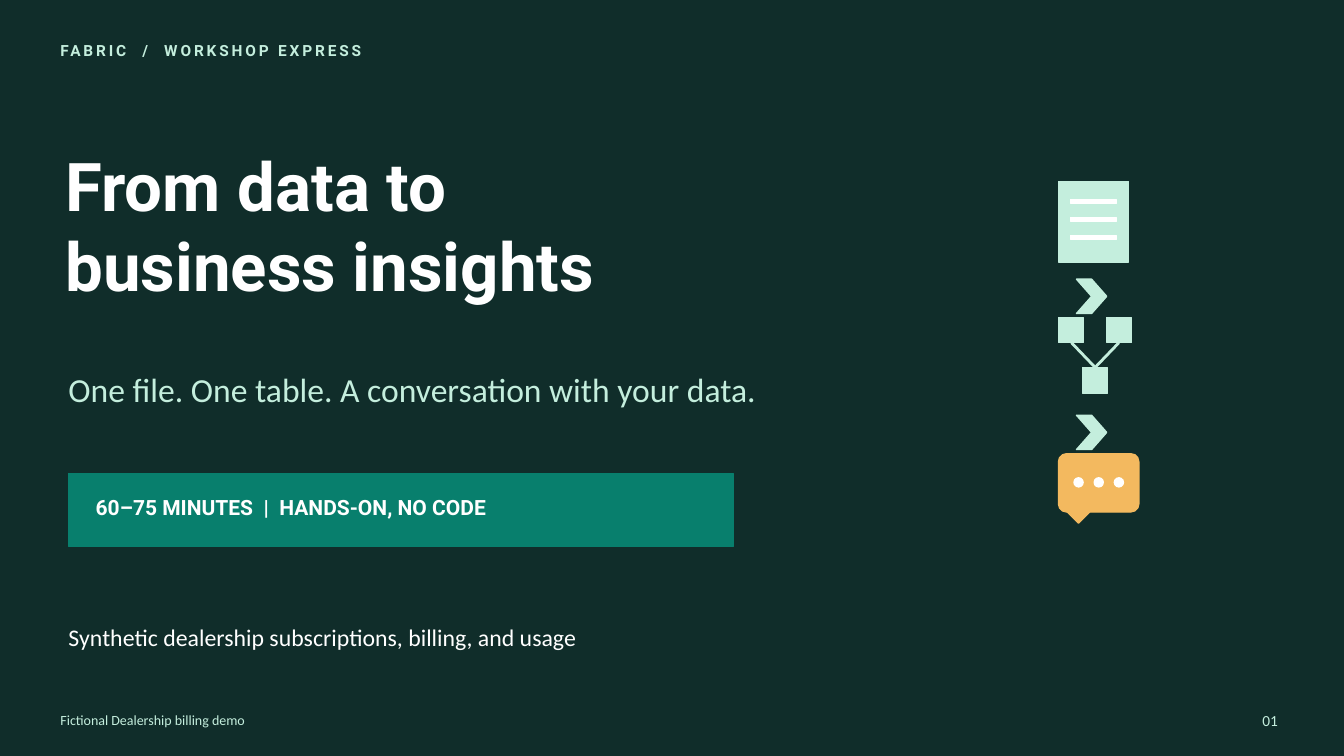
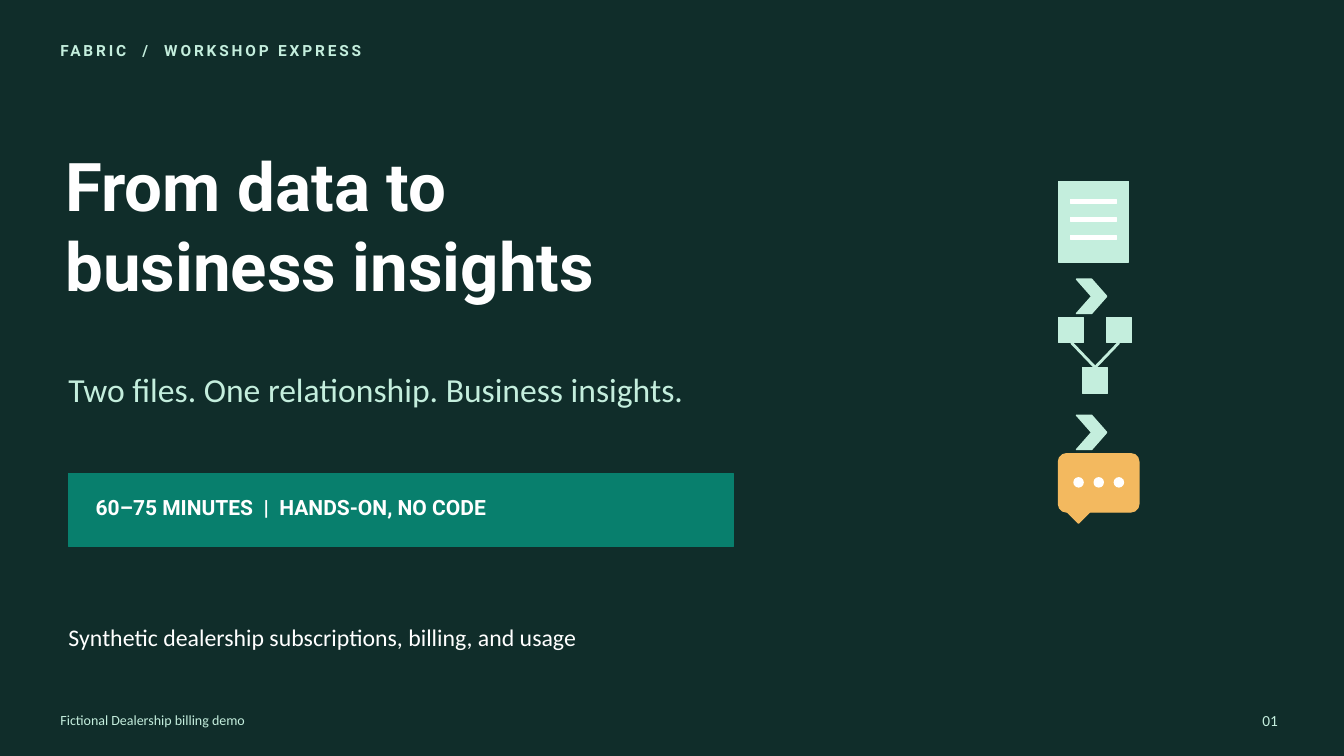
Before and after one commit to krepko7/FabricDataAgents1, a slide deck: slide 1 of workshop-express/Workshop-Express.pptx. Drawn at 1344x756 pixels with LibreOffice and Linux fonts; fonts in the diff are those of the drawing. Boxes give left, top, right and bottom in pixels: in the first picture for what was removed or moved away, otherwise in the second. Text is boxed around its words. In the diff, an @@ line names an element or a change of style, - is before the commit and + after.

```diff
--- a/workshop-express/Workshop-Express.pptx
+++ b/workshop-express/Workshop-Express.pptx
@@ text at box(68, 378, 683, 408): text changed @@
-One file. One table. A conversation with your data.
+Two files. One relationship. Business insights.
```
Also in this commit, not shown: 7 other slides changed, 1 slide added, 1 slide removed, 7 other files.
